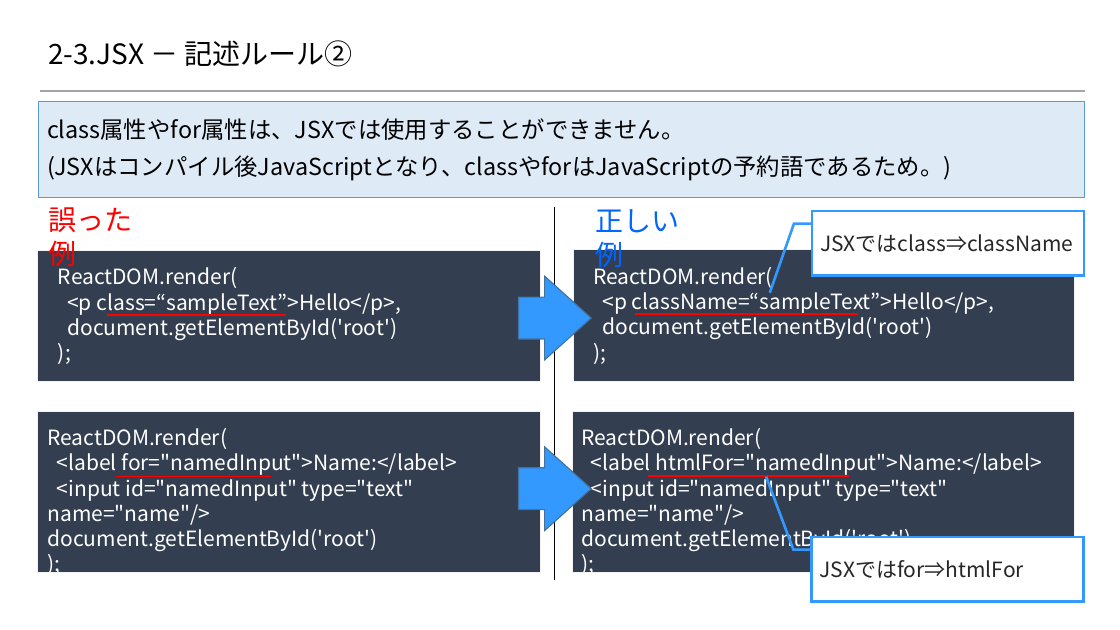
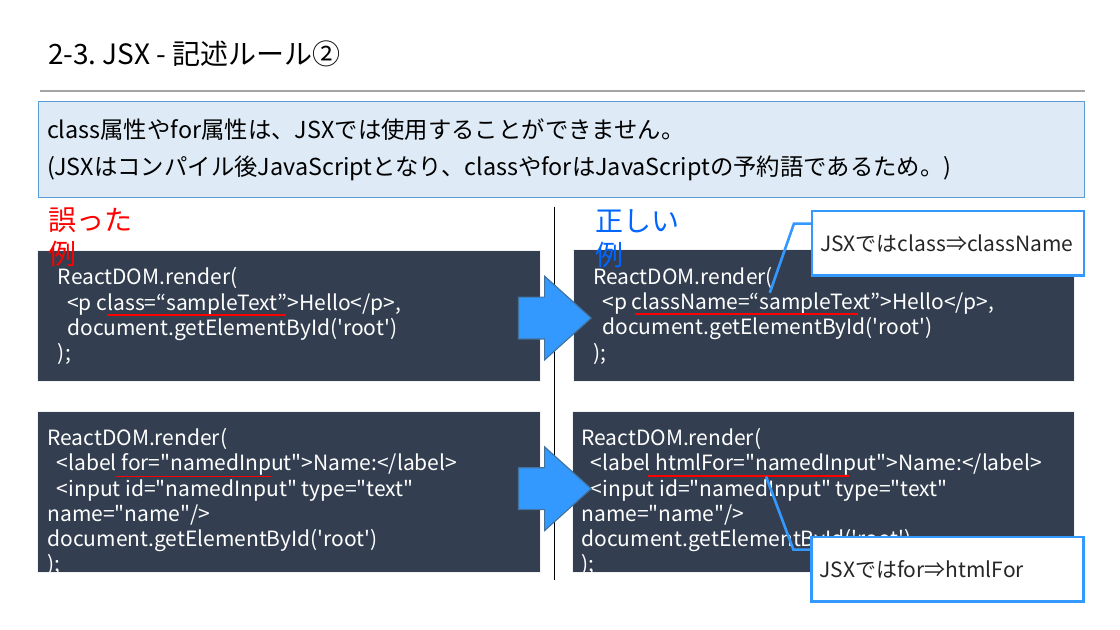
Before and after one commit to 2018SYSTEMI34/diary, a slide deck: slide 3 of doc/02_SlideShare/01.ネタ/２_Reactの基礎/2-3_Reactの基礎知識 ～JSX編～.pptx. Drawn at 1120x630 pixels with LibreOffice and Linux fonts; fonts in the diff are those of the drawing; background and template pictures are left out. Boxes give left, top, right and bottom in pixels: in the first picture for what was removed or moved away, otherwise in the second. Text is boxed around its words. In the diff, an @@ line names an element or a change of style, - is before the commit and + after.

```diff
--- a/doc/02_SlideShare/01.ネタ/２_Reactの基礎/2-3_Reactの基礎知識 ～JSX編～.pptx
+++ b/doc/02_SlideShare/01.ネタ/２_Reactの基礎/2-3_Reactの基礎知識 ～JSX編～.pptx
@@ title at (48,40,341,67): text changed @@
-2-3.JSX － 記述ルール②
+2-3. JSX - 記述ルール②
```
Also in this commit, not shown: 5 other slides changed, 5 other files.
